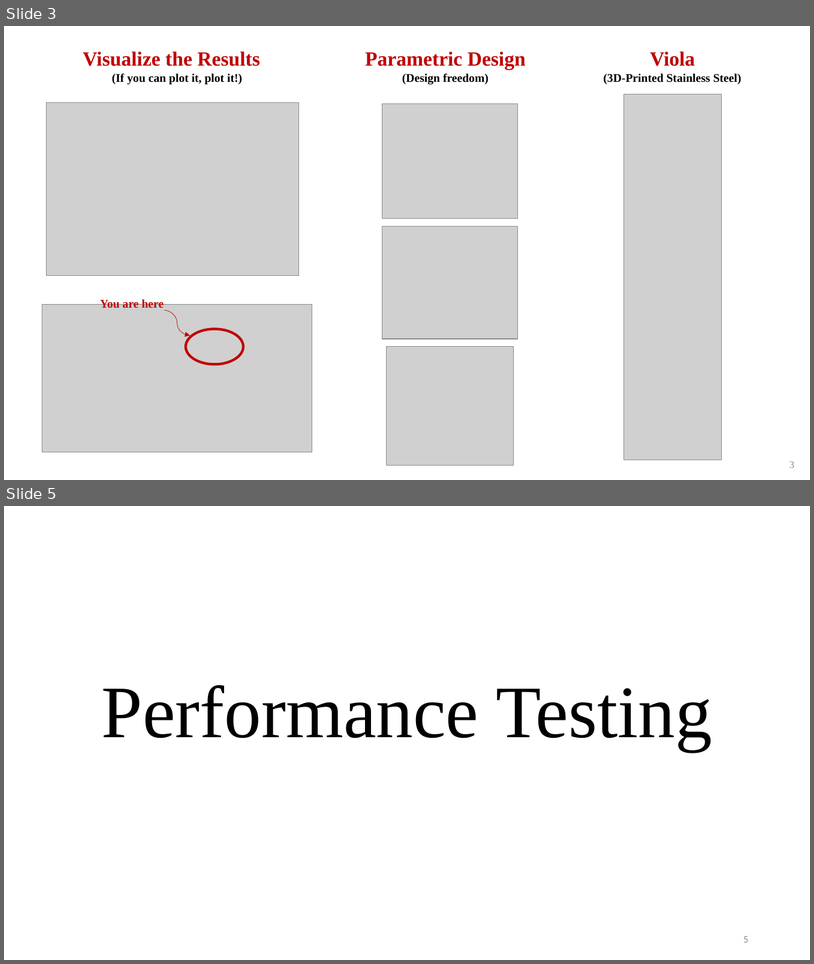
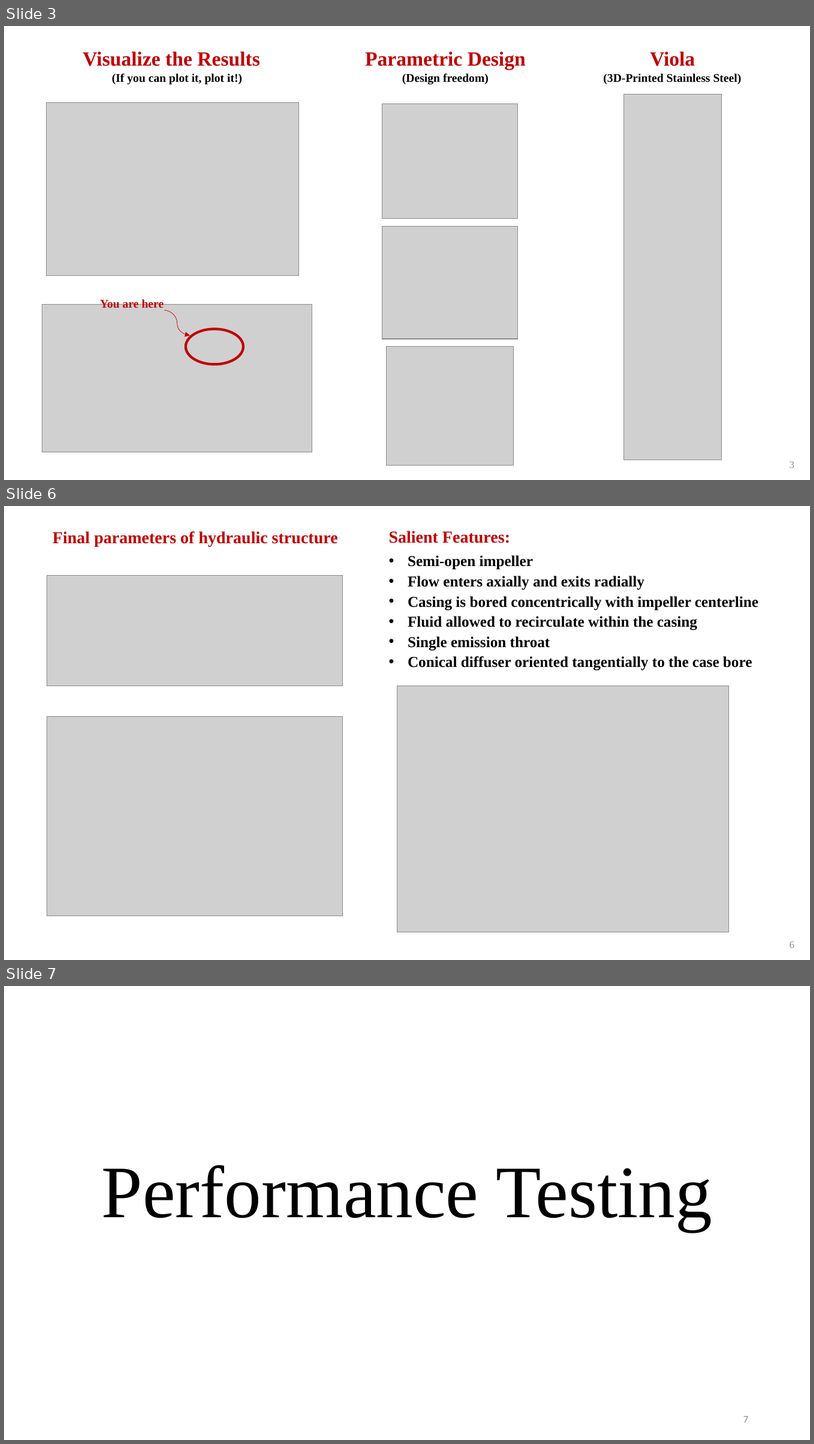
Before and after one commit to psas/electric-feed-system-prototype, a slide deck: Docs/Presentations/Slides/froyo_edits.pptx. Shown one above the other, each under a label of ours: slides 3 and 5 before the commit, slides 3, 6 and 7 after it; the slides between them are not shown. The pictures are 814x964 and 814x1444 pixels, drawn with LibreOffice and Linux fonts; fonts in the diff are those of the drawing; grey boxes stand for pictures. Boxes give left, top, right and bottom in pixels: in the first picture for what was removed or moved away, otherwise in the second. Text is boxed around its words. In the diff, an @@ line names an element or a change of style, - is before the commit and + after.

Commit message:
slide edits

```diff
--- a/Docs/Presentations/Slides/froyo_edits.pptx
+++ b/Docs/Presentations/Slides/froyo_edits.pptx
@@ slide 6 added at box(4, 506, 810, 960), background #FFFFFF @@
@@ text added at box(53, 531, 338, 546), 20 pt, text #C00000, bold @@
+Final parameters of hydraulic structure
@@ text added at box(389, 531, 759, 670), 18 pt, text #000000, bold @@
+Salient Features:
+• Semi-open impeller
+• Flow enters axially and exits radially
+• Casing is bored concentrically with impeller centerline
+• Fluid allowed to recirculate within the casing
+• Single emission throat
+• Conical diffuser oriented tangentially to the case bore
@@ picture added at box(47, 575, 344, 685) @@
@@ picture added at box(398, 685, 729, 932) @@
@@ picture added at box(47, 717, 344, 916) @@
@@ page number added at box(790, 941, 795, 948), 12 pt, text #8C8C8C @@
+6
@@ what was slide 5 is now slide 7 @@
@@ page number at box(744, 1416, 749, 1422): text changed @@
-5
+7
```
Also in this commit, not shown: 2 other slides added, 1 slide removed, 1 other file.
